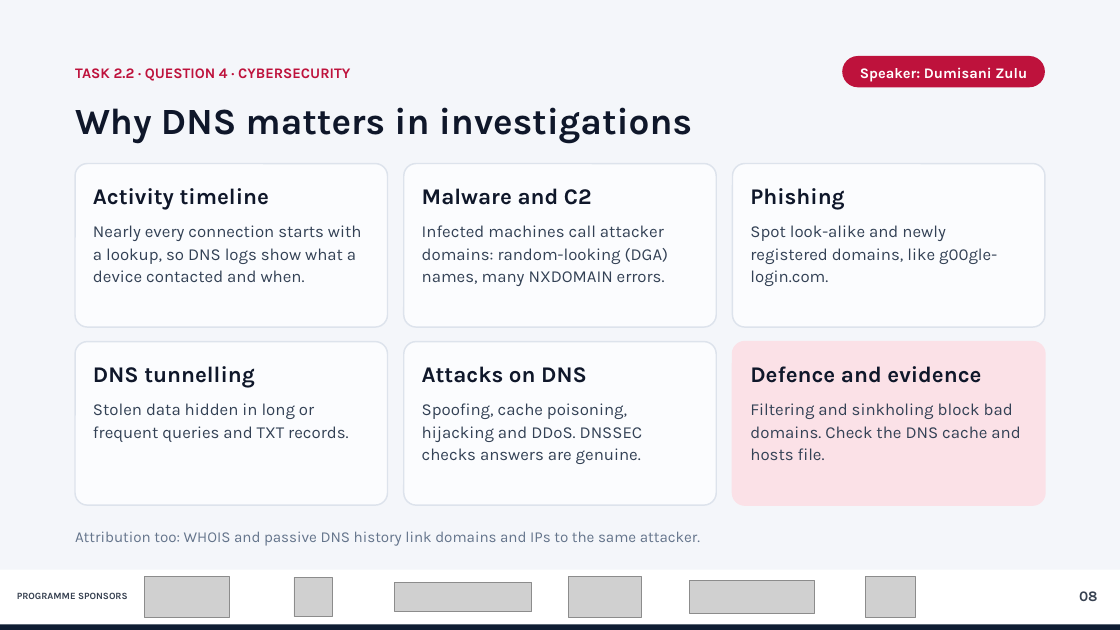
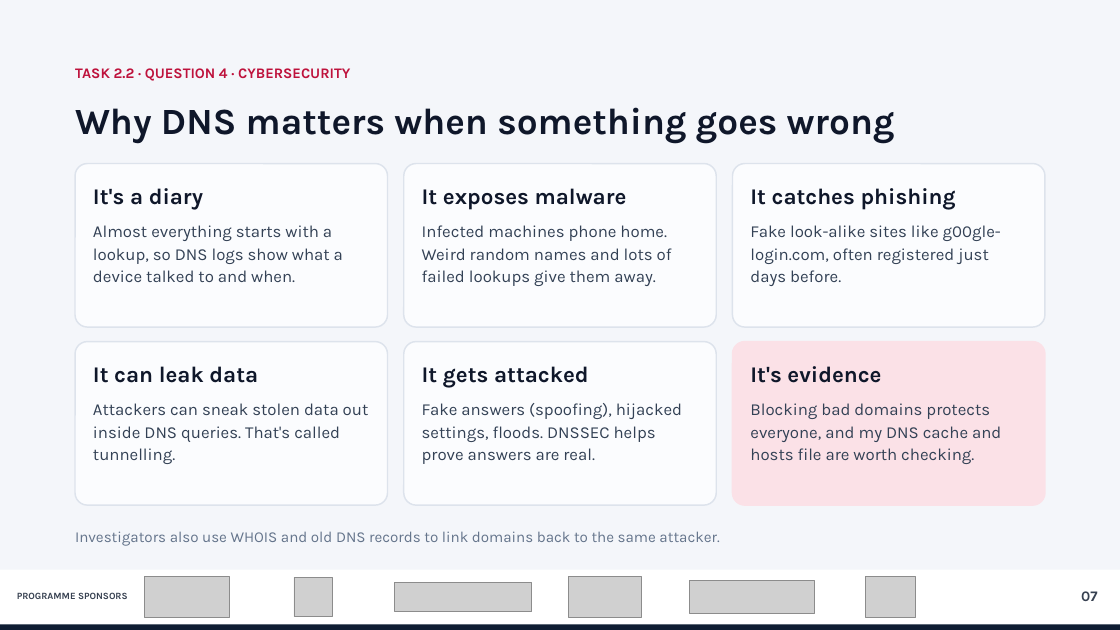
Before and after one commit to wakalala-droid/LightRays, a slide deck: slide 7 of group3-network-identity/Group3_Network_Identity_DNS_Redesign.pptx (slide 8 before the commit). Drawn at 1120x630 pixels with LibreOffice and Linux fonts; fonts in the diff are those of the drawing; grey boxes stand for pictures. Boxes give left, top, right and bottom in pixels: in the first picture for what was removed or moved away, otherwise in the second. Text is boxed around its words. In the diff, an @@ line names an element or a change of style, - is before the commit and + after.

```diff
--- a/group3-network-identity/Group3_Network_Identity_DNS_Redesign.pptx
+++ b/group3-network-identity/Group3_Network_Identity_DNS_Redesign.pptx
@@ rounded rectangle removed at bbox=[843, 56, 1045, 87] @@
-Speaker: Dumisani Zulu
@@ text at bbox=[75, 107, 895, 144]: text changed @@
-Why DNS matters in investigations
+Why DNS matters when something goes wrong
@@ text at bbox=[93, 188, 203, 210]: text changed @@
-Activity timeline
+It's a diary
@@ text at bbox=[422, 188, 627, 210]: text changed @@
-Malware and C2
+It exposes malware
@@ text at bbox=[750, 188, 956, 210]: text changed @@
-Phishing
+It catches phishing
@@ text at bbox=[93, 225, 343, 282]: text changed @@
-Nearly every connection starts with a lookup, so DNS logs show what a device contacted and when.
+Almost everything starts with a lookup, so DNS logs show what a device talked to and when.
@@ text at bbox=[422, 225, 672, 286]: text changed @@
-Infected machines call attacker domains: random-looking (DGA) names, many NXDOMAIN errors.
+Infected machines phone home. Weird random names and lots of failed lookups give them away.
@@ text at bbox=[750, 225, 1001, 286]: text changed @@
-Spot look-alike and newly registered domains, like g00gle-login.com.
+Fake look-alike sites like g00gle-login.com, often registered just days before.
@@ text at bbox=[93, 366, 258, 383]: text changed @@
-DNS tunnelling
+It can leak data
@@ text at bbox=[422, 366, 589, 388]: text changed @@
-Attacks on DNS
+It gets attacked
@@ text at bbox=[750, 366, 881, 383]: text changed @@
-Defence and evidence
+It's evidence
@@ text at bbox=[93, 403, 369, 464]: text changed @@
-Stolen data hidden in long or frequent queries and TXT records.
+Attackers can sneak stolen data out inside DNS queries. That's called tunnelling.
@@ text at bbox=[422, 403, 682, 464]: text changed @@
-Spoofing, cache poisoning, hijacking and DDoS. DNSSEC checks answers are genuine.
+Fake answers (spoofing), hijacked settings, floods. DNSSEC helps prove answers are real.
@@ text at bbox=[750, 403, 1001, 464]: text changed @@
-Filtering and sinkholing block bad domains. Check the DNS cache and hosts file.
+Blocking bad domains protects everyone, and my DNS cache and hosts file are worth checking.
@@ text at bbox=[75, 531, 719, 546]: text changed @@
-Attribution too: WHOIS and passive DNS history link domains and IPs to the same attacker.
+Investigators also use WHOIS and old DNS records to link domains back to the same attacker.
@@ text at bbox=[1081, 591, 1097, 601]: text changed @@
-08
+07
```
Also in this commit, not shown: 6 other slides changed, 1 slide added, 2 slides removed, 2 other files.
